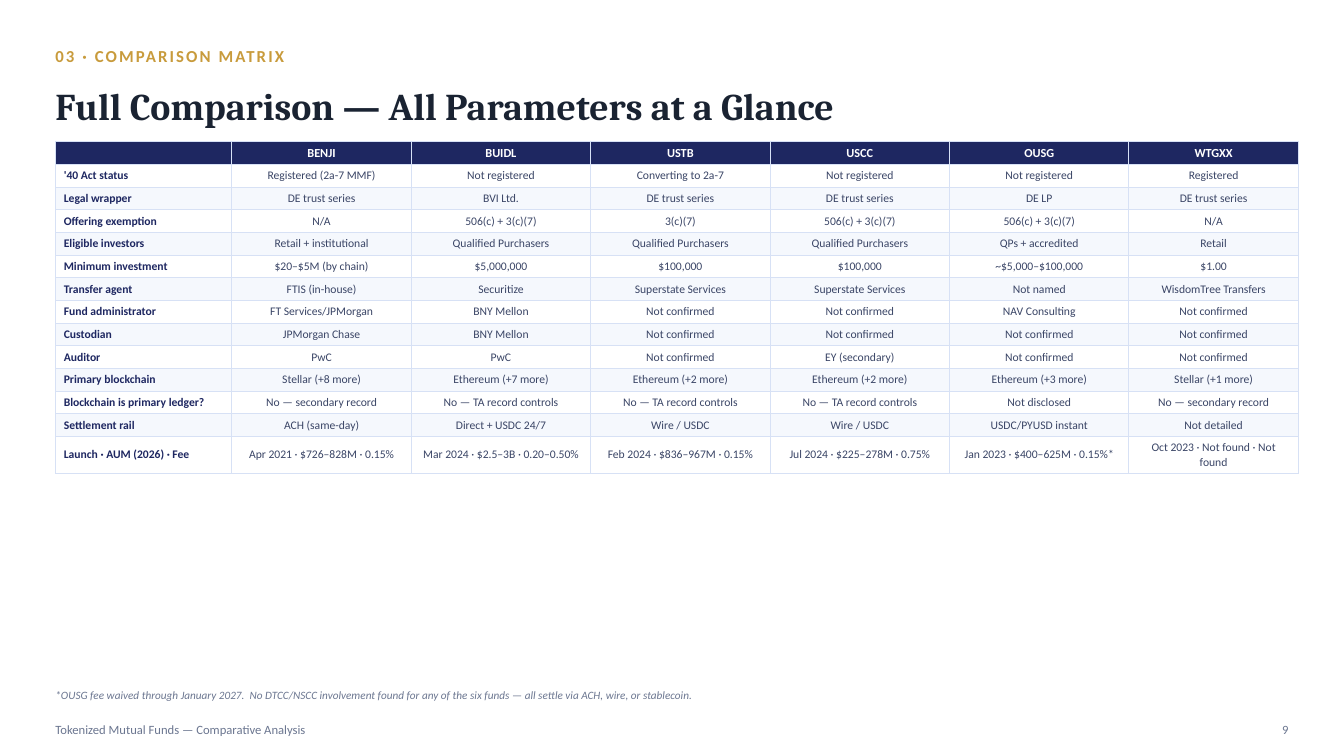
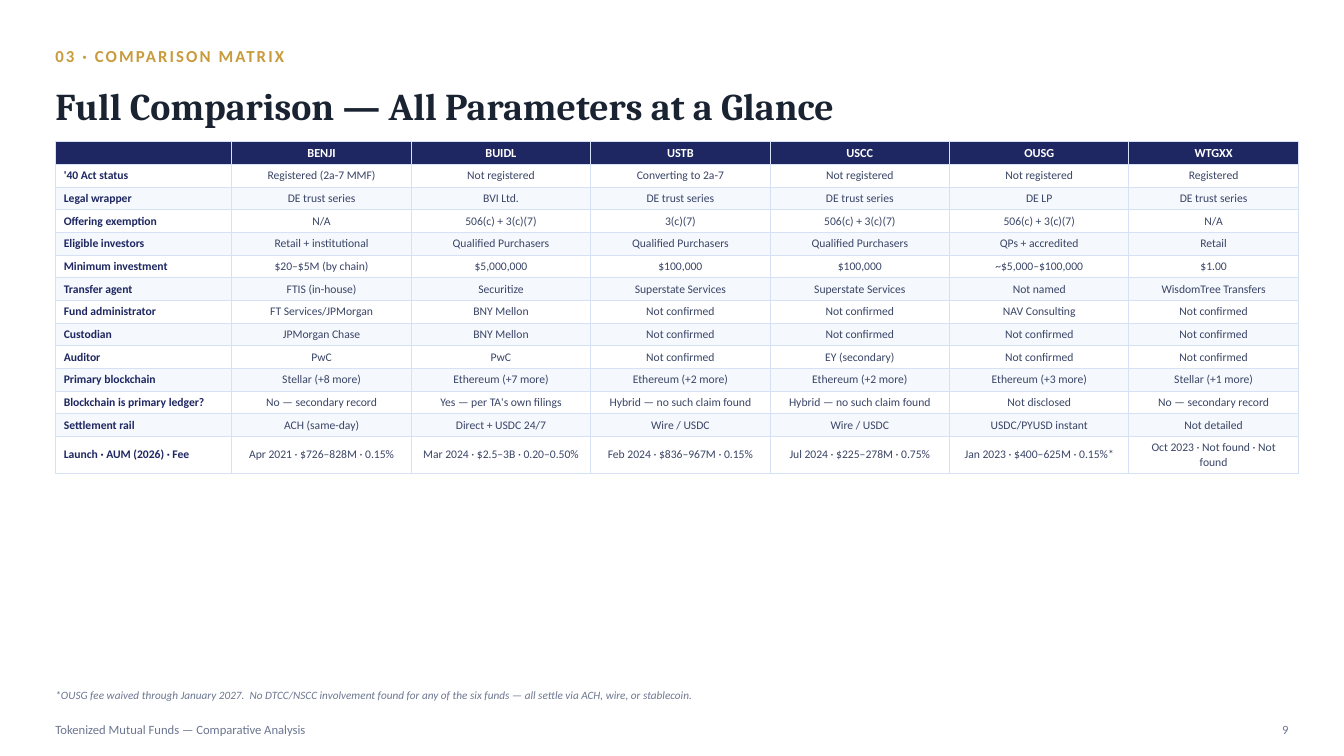
Before and after one commit to vinayak99-ai/tawork, a slide deck: slide 9 of docs/presentations/Tokenized_Funds_Comparative_Analysis.pptx. Drawn at 1344x756 pixels with LibreOffice and Linux fonts; fonts in the diff are those of the drawing. Boxes give left, top, right and bottom in pixels: in the first picture for what was removed or moved away, otherwise in the second. Text is boxed around its words. In the diff, an @@ line names an element or a change of style, - is before the commit and + after.

```diff
--- a/docs/presentations/Tokenized_Funds_Comparative_Analysis.pptx
+++ b/docs/presentations/Tokenized_Funds_Comparative_Analysis.pptx
@@ table at bbox=[55, 141, 1299, 470] @@
-row 12: Blockchain is primary ledger? | No — secondary record | No — TA record controls | No — TA record controls | No — TA record controls | Not disclosed | No — secondary record
+row 12: Blockchain is primary ledger? | No — secondary record | Yes — per TA's own filings | Hybrid — no such claim found | Hybrid — no such claim found | Not disclosed | No — secondary record
```
